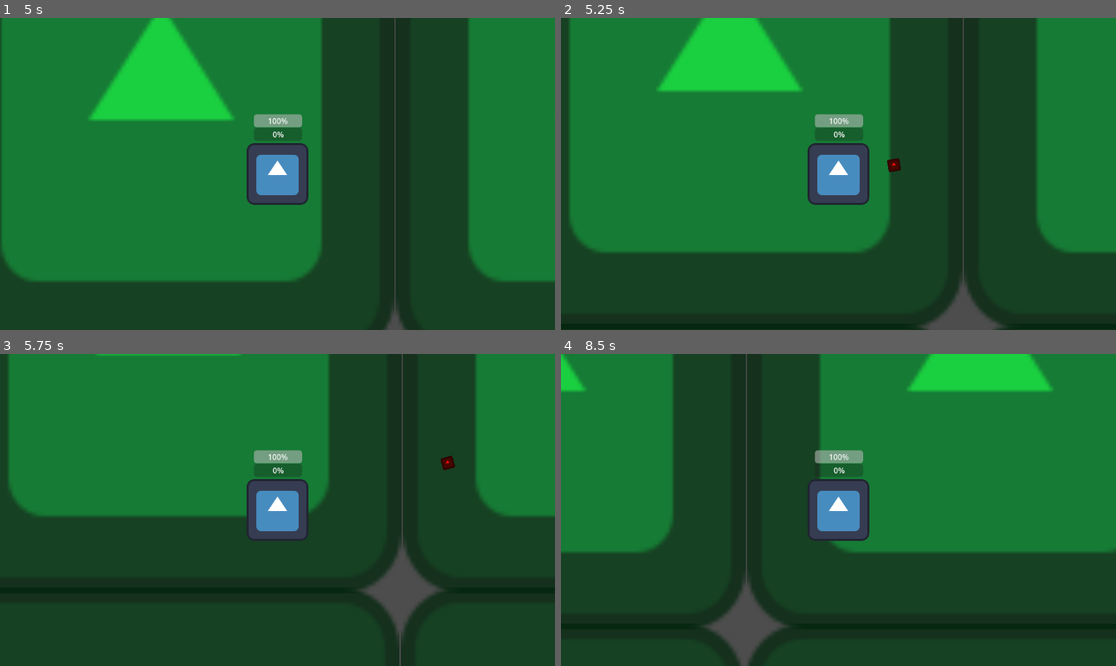
Above: before the commit, frames 1-4 (two rows, left to right).
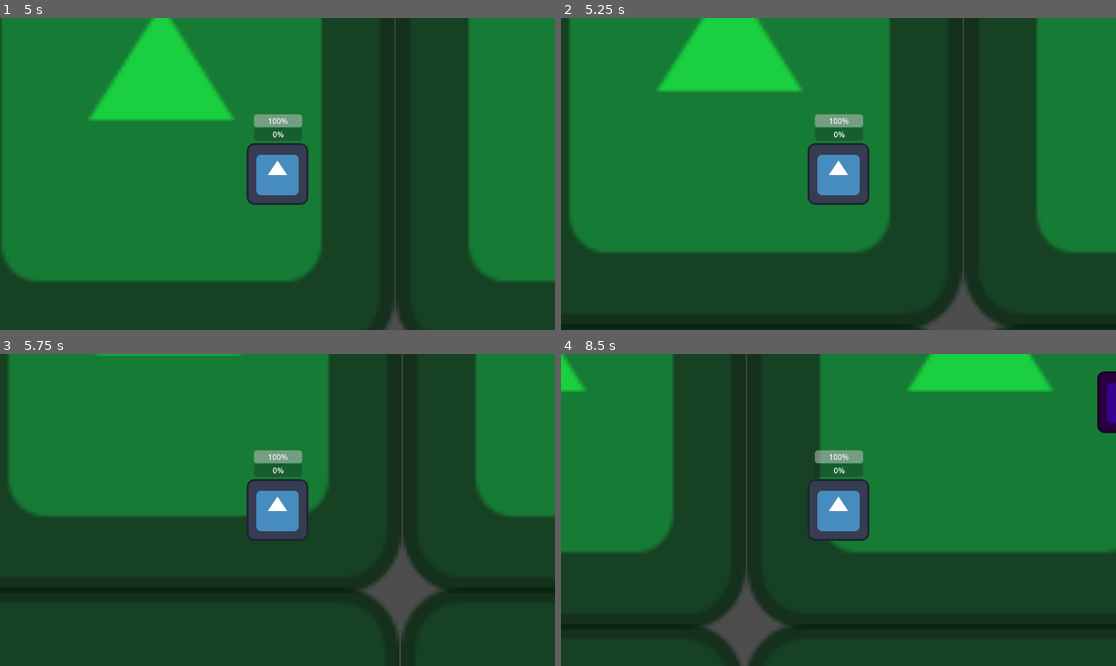
Above: after the commit, the same moments.

Repository: dmmarsh114/Last-Stand
Game: Godot game, scene res://Levels/main_level.tscn
Two runs of this game, one before a commit and one after it. Both use one fixed random seed, a clock stepped at 60 frames per second and the inputs below. The engine's default icon, where the game draws it, is replaced by a stand-in: a white triangle on a blue panel in a dark square.
Inputs:
- Up to frame 1 (5 s): tap Enter at 0.5 s; hold D (move_right) 0.53-1.28 s; hold S (move_down) 1.28-2.03 s; hold D (move_right) 2.03-2.78 s; hold W (move_up) 2.78-3.53 s; hold A (move_left) from 3.53 s (still down)
- Up to frame 2 (5.25 s): release A (move_left) at 5.03 s; hold S (move_down) from 5.03 s (still down)
- Up to frame 3 (5.75 s): keep holding S (move_down)
- Up to frame 4 (8.5 s): release S (move_down) at 5.78 s; hold D (move_right) 5.78-6.53 s; hold W (move_up) 6.53-7.28 s; hold D (move_right) 7.28-8.03 s; hold S (move_down) from 8.03 s (still down)

Frame 1 is identical in both runs. In frame 2, less than 0.1% of the frame differs, in the area x 58-62%, y 44-50%; in frame 3, less than 0.1%; in frame 4, 0.7%, in the area x 96-100%, y 5-26%.

Commit message:
Added Level Up, TODO, and fixed aiming issue

Diff:
--- a/Enemies/enemy.gd
+++ b/Enemies/enemy.gd
@@ -8,7 +8,7 @@
 var is_attacking: bool = false
 @export var damage = 10
 @export var max_hitpoints: int = 50
-var hitpoints := max_hitpoints:
+var hitpoints : int:
 	set(value):
 		hitpoints = value
 		if hitpoints <= 0:
@@ -21,6 +21,7 @@
 
 func _ready() -> void:
 	player = get_tree().get_first_node_in_group("player")
+	hitpoints = max_hitpoints
 
 func _physics_process(_delta: float) -> void:
 	velocity = Vector2.ZERO
--- a/Enemies/enemy.tscn
+++ b/Enemies/enemy.tscn
@@ -1,23 +1,25 @@
-[gd_scene load_steps=5 format=3 uid="uid://xbs27udpp45r"]
+[gd_scene load_steps=6 format=3 uid="uid://xbs27udpp45r"]
 
 [ext_resource type="Texture2D" uid="uid://cnyp3j8utf76g" path="res://icon.svg" id="1_1iv8p"]
 [ext_resource type="Script" path="res://Enemies/enemy.gd" id="1_rftp3"]
 [ext_resource type="PackedScene" uid="uid://drslwr6bxr7ar" path="res://Player/xp.tscn" id="2_2e4xc"]
 
 [sub_resource type="CircleShape2D" id="CircleShape2D_pqutl"]
+radius = 7.46361
+
+[sub_resource type="CircleShape2D" id="CircleShape2D_ys54s"]
+radius = 60.0333
 
 [node name="Enemy" type="CharacterBody2D" groups=["enemy"]]
 collision_layer = 4
 collision_mask = 6
 script = ExtResource("1_rftp3")
+max_hitpoints = 30
 xp_scene = ExtResource("2_2e4xc")
 
 [node name="Sprite2D" type="Sprite2D" parent="."]
 modulate = Color(0.756863, 0, 0.756863, 1)
 texture = ExtResource("1_1iv8p")
-
-[node name="CollisionPolygon2D" type="CollisionPolygon2D" parent="."]
-polygon = PackedVector2Array(64, -59.6, 64, 59, 59.6, 64, -59, 64, -64, 59.6, -64, -59.6, -59, -63.9, 59, -64)
 
 [node name="AttackArea" type="Area2D" parent="."]
 
@@ -28,5 +30,8 @@
 [node name="AttackCooldown" type="Timer" parent="."]
 one_shot = true
 
+[node name="CollisionShape2D" type="CollisionShape2D" parent="."]
+shape = SubResource("CircleShape2D_ys54s")
+
 [connection signal="body_entered" from="AttackArea" to="." method="_on_attack_area_body_entered"]
 [connection signal="body_exited" from="AttackArea" to="." method="_on_attack_area_body_exited"]
--- a/Levels/DifficultyManager.gd
+++ /dev/null
@@ -1,9 +0,0 @@
-extends Node
-
-@export var player_damage_mult := 1
-@export var player_attack_cooldownt_mult := 1
-@export var player_speed_mult := 1
-
-@export var enemy_damage_mult := 1
-@export var enemy_speed_mult := 1
-@export var enemy_health_mult := 1
--- a/Levels/main_level.tscn
+++ b/Levels/main_level.tscn
@@ -1,10 +1,9 @@
-[gd_scene load_steps=6 format=3 uid="uid://bnkfa4uraq6k5"]
+[gd_scene load_steps=5 format=3 uid="uid://bnkfa4uraq6k5"]
 
 [ext_resource type="Texture2D" uid="uid://cnyp3j8utf76g" path="res://icon.svg" id="1_a31oy"]
 [ext_resource type="PackedScene" uid="uid://day7v111rnsk0" path="res://Player/player.tscn" id="1_u7qmr"]
 [ext_resource type="PackedScene" uid="uid://xbs27udpp45r" path="res://Enemies/enemy.tscn" id="3_bn8ic"]
 [ext_resource type="Script" path="res://Levels/EnemySpawner.gd" id="3_dwgns"]
-[ext_resource type="Script" path="res://Levels/DifficultyManager.gd" id="4_p5iqh"]
 
 [node name="MainLevel" type="Node2D"]
 
@@ -71,7 +70,4 @@
 [node name="Marker2D6" type="Marker2D" parent="EnemyContainer/EnemySpawnPoints"]
 position = Vector2(1531, -18)
 
-[node name="DifficultyManager" type="Node" parent="."]
-script = ExtResource("4_p5iqh")
-
 [connection signal="timeout" from="EnemyContainer/EnemySpawner/SpawnCooldown" to="EnemyContainer/EnemySpawner" method="_on_spawn_cooldown_timeout"]
--- /dev/null
+++ b/Player/level_up_screen.gd
@@ -0,0 +1,29 @@
+extends Control
+
+func open_level_up() -> void:
+	visible = true
+	get_tree().paused = true
+
+func close_level_up() -> void:
+	visible = false
+	get_tree().paused = false
+
+func _on_increase_damage_pressed() -> void:
+	Globals.player_damage_mult += 0.1
+	print("Damage Mult is now " + str(Globals.player_damage_mult))
+	close_level_up()
+
+func _on_increase_speed_pressed() -> void:
+	Globals.player_speed_mult += 0.1
+	print("Speed Mult is now " + str(Globals.player_speed_mult))
+	close_level_up()
+
+func _on_reduce_attack_cooldown_pressed() -> void:
+	Globals.player_cooldown_mult += 0.1
+	print("Cooldown Mult is now " + str(Globals.player_cooldown_mult))
+	close_level_up()
+
+func _on_restore_health_pressed() -> void:
+	var player = get_parent()
+	player.hitpoints = player.max_hitpoints
+	close_level_up()
--- /dev/null
+++ b/Player/level_up_screen.tscn
@@ -0,0 +1,77 @@
+[gd_scene load_steps=4 format=3 uid="uid://dqilvwq54xrt1"]
+
+[ext_resource type="Script" path="res://Player/level_up_screen.gd" id="1_sex4t"]
+
+[sub_resource type="LabelSettings" id="LabelSettings_obrfj"]
+font_size = 50
+
+[sub_resource type="LabelSettings" id="LabelSettings_554gm"]
+font_size = 30
+
+[node name="LevelUpScreen" type="Control"]
+process_mode = 3
+layout_mode = 3
+anchors_preset = 15
+anchor_right = 1.0
+anchor_bottom = 1.0
+grow_horizontal = 2
+grow_vertical = 2
+script = ExtResource("1_sex4t")
+
+[node name="CenterContainer" type="CenterContainer" parent="."]
+layout_mode = 1
+anchors_preset = 15
+anchor_right = 1.0
+anchor_bottom = 1.0
+grow_horizontal = 2
+grow_vertical = 2
+
+[node name="PanelContainer" type="PanelContainer" parent="CenterContainer"]
+custom_minimum_size = Vector2(500, 500)
+layout_mode = 2
+
+[node name="VBoxContainer" type="VBoxContainer" parent="CenterContainer/PanelContainer"]
+layout_mode = 2
+
+[node name="Title" type="Label" parent="CenterContainer/PanelContainer/VBoxContainer"]
+layout_mode = 2
+text = "Level Up!!"
+label_settings = SubResource("LabelSettings_obrfj")
+horizontal_alignment = 1
+
+[node name="Subtitle" type="Label" parent="CenterContainer/PanelContainer/VBoxContainer"]
+layout_mode = 2
+text = "Choose a stat to boost:"
+label_settings = SubResource("LabelSettings_554gm")
+horizontal_alignment = 1
+
+[node name="IncreaseDamage" type="Button" parent="CenterContainer/PanelContainer/VBoxContainer"]
+layout_mode = 2
+size_flags_vertical = 3
+theme_override_font_sizes/font_size = 30
+text = "Increase Damage"
+
+[node name="IncreaseSpeed" type="Button" parent="CenterContainer/PanelContainer/VBoxContainer"]
+layout_mode = 2
+size_flags_vertical = 3
+theme_override_font_sizes/font_size = 30
+text = "Increase Speed"
+
+[node name="ReduceAttackCooldown" type="Button" parent="CenterContainer/PanelContainer/VBoxContainer"]
+layout_mode = 2
+size_flags_vertical = 3
+theme_override_font_sizes/font_size = 30
+text = "Reduce Attack Cooldown
+"
+
+[node name="RestoreHealth" type="Button" parent="CenterContainer/PanelContainer/VBoxContainer"]
+layout_mode = 2
+size_flags_vertical = 3
+theme_override_font_sizes/font_size = 30
+text = "Restore Health
+"
+
+[connection signal="pressed" from="CenterContainer/PanelContainer/VBoxContainer/IncreaseDamage" to="." method="_on_increase_damage_pressed"]
+[connection signal="pressed" from="CenterContainer/PanelContainer/VBoxContainer/IncreaseSpeed" to="." method="_on_increase_speed_pressed"]
+[connection signal="pressed" from="CenterContainer/PanelContainer/VBoxContainer/ReduceAttackCooldown" to="." method="_on_reduce_attack_cooldown_pressed"]
+[connection signal="pressed" from="CenterContainer/PanelContainer/VBoxContainer/RestoreHealth" to="." method="_on_restore_health_pressed"]
--- a/Player/player.gd
+++ b/Player/player.gd
@@ -1,16 +1,17 @@
 extends CharacterBody2D
 
-const SPEED = 300.0
+@export var base_speed := 300.0
 
 @onready var health_bar: ProgressBar = $HealthBar
 @export var max_hitpoints: int = 100
-var hitpoints := max_hitpoints:
+var hitpoints : int:
 	set(value):
 		hitpoints = value
 		health_bar.value = hitpoints
 		if hitpoints <= 0:
 			get_tree().quit()
 
+@onready var level_up_screen: Control = $LevelUpScreen
 @onready var xp_bar: ProgressBar = $XPBar
 @export var xp_to_next_level := 5
 var current_xp := 0:
@@ -21,6 +22,7 @@
 			level_up()
 
 func _ready() -> void:
+	hitpoints = max_hitpoints
 	health_bar.value = hitpoints
 	xp_bar.value = current_xp
 	xp_bar.max_value = xp_to_next_level
@@ -29,17 +31,20 @@
 	move()
 
 func move() -> void:
+
+	var speed = base_speed + (Globals.player_speed_mult * base_speed)
+
 	var direction := Input.get_vector("move_left", "move_right", "move_up", "move_down")
 	if direction:
-		velocity = direction * SPEED
+		velocity = direction * speed
 	else:
-		velocity.x = move_toward(velocity.x, 0, SPEED)
-		velocity.y = move_toward(velocity.y, 0, SPEED)
+		velocity.x = move_toward(velocity.x, 0, speed)
+		velocity.y = move_toward(velocity.y, 0, speed)
 
 	move_and_slide()
 
 func level_up() -> void:
-	xp_to_next_level += round(0.5 * xp_to_next_level)
+	xp_to_next_level += round(0.1 * xp_to_next_level)
 	xp_bar.max_value = xp_to_next_level
 	current_xp = 0
-	print(xp_to_next_level)
+	level_up_screen.open_level_up()
--- a/Player/player.tscn
+++ b/Player/player.tscn
@@ -1,23 +1,24 @@
-[gd_scene load_steps=5 format=3 uid="uid://day7v111rnsk0"]
+[gd_scene load_steps=6 format=3 uid="uid://day7v111rnsk0"]
 
 [ext_resource type="Texture2D" uid="uid://cnyp3j8utf76g" path="res://icon.svg" id="1_3ir77"]
 [ext_resource type="Script" path="res://Player/player.gd" id="1_5ke1i"]
 [ext_resource type="PackedScene" uid="uid://bbre2y8wquiv5" path="res://Weapons/projectile_spawner.tscn" id="3_v7udw"]
+[ext_resource type="PackedScene" uid="uid://dqilvwq54xrt1" path="res://Player/level_up_screen.tscn" id="4_hnaxn"]
 
-[sub_resource type="RectangleShape2D" id="RectangleShape2D_1sw8k"]
-size = Vector2(111, 111)
+[sub_resource type="CircleShape2D" id="CircleShape2D_uq8vd"]
+radius = 64.0781
 
 [node name="Player" type="CharacterBody2D" groups=["player"]]
 z_index = 5
 collision_mask = 0
 script = ExtResource("1_5ke1i")
+xp_to_next_level = 3
 
 [node name="Sprite2D" type="Sprite2D" parent="."]
 texture = ExtResource("1_3ir77")
 
 [node name="CollisionShape2D" type="CollisionShape2D" parent="."]
-position = Vector2(0.5, 0.5)
-shape = SubResource("RectangleShape2D_1sw8k")
+shape = SubResource("CircleShape2D_uq8vd")
 
 [node name="ProjectileSpawner" parent="." instance=ExtResource("3_v7udw")]
 
@@ -36,3 +37,6 @@
 offset_bottom = -69.0
 
 [node name="Camera2D" type="Camera2D" parent="."]
+
+[node name="LevelUpScreen" parent="." instance=ExtResource("4_hnaxn")]
+visible = false
--- a/Weapons/projectile.gd
+++ b/Weapons/projectile.gd
@@ -1,7 +1,7 @@
 extends Area2D
 
 @export var speed = 500
-@export var damage = 15
+@export var base_damage = 15
 
 var target: Node2D
 
@@ -10,5 +10,6 @@
 
 func _on_body_entered(body: Node2D) -> void:
 	if body.is_in_group("enemy"):
+		var damage = base_damage + (Globals.player_damage_mult * base_damage)
 		body.hitpoints -= damage
 		queue_free()
--- a/Weapons/projectile.tscn
+++ b/Weapons/projectile.tscn
@@ -7,7 +7,6 @@
 collision_layer = 2
 collision_mask = 6
 script = ExtResource("1_en4s8")
-damage = 100
 
 [node name="Sprite2D" type="Sprite2D" parent="."]
 modulate = Color(1, 0.054902, 0, 1)
--- a/Weapons/projectile_spawner.gd
+++ b/Weapons/projectile_spawner.gd
@@ -4,31 +4,34 @@
 
 @export var projectile_scene: PackedScene
 
+@export var base_cooldown_time := 5.0
+
+func _ready() -> void:
+	cooldown_timer.wait_time = base_cooldown_time
 
 func _process(delta: float) -> void:
+	pass
+
+func _on_cooldown_timer_timeout() -> void:
 	var target = find_target()
 	if target:
 		look_at(target.position)
-	else:
-		rotation = 0
-
-func _on_cooldown_timer_timeout() -> void:
-	spawn_projectile()
+		spawn_projectile()
+	cooldown_timer.wait_time = base_cooldown_time - (Globals.player_cooldown_mult * base_cooldown_time)
 	cooldown_timer.start()
 
 func find_target() -> Node2D:
-	var enemies = get_tree().get_nodes_in_group("enemy")
-	var closest_enemy: Node2D
-	for enemy in enemies:
-		if closest_enemy:
-			if position.distance_to(enemy.position) < position.distance_to(closest_enemy.position):
-				closest_enemy = enemy
-		else:
+	var closest_distance := 1000.0
+	var closest_enemy: Node2D = null
+	var all_enemies = get_tree().get_nodes_in_group("enemy")
+	for enemy in all_enemies:
+		var distance_to_current_enemy = global_position.distance_to(enemy.position)
+
+		if closest_enemy == null or distance_to_current_enemy < closest_distance:
 			closest_enemy = enemy
+			closest_distance = distance_to_current_enemy
 
-	if closest_enemy:
-		return closest_enemy
-	return null
+	return closest_enemy
 
 func spawn_projectile() -> void:
 	var new_projectile = projectile_scene.instantiate()
--- /dev/null
+++ b/globals.gd
@@ -0,0 +1,5 @@
+extends Node
+
+var player_speed_mult: float = 0.0
+var player_damage_mult: float = 0.0
+var player_cooldown_mult: float = 0.0
--- a/project.godot
+++ b/project.godot
@@ -14,6 +14,10 @@
 run/main_scene="res://Levels/main_level.tscn"
 config/features=PackedStringArray("4.2", "Forward Plus")
 config/icon="res://icon.svg"
+
+[autoload]
+
+Globals="*res://globals.gd"
 
 [input]
 
Not shown, added: TODO.txt
